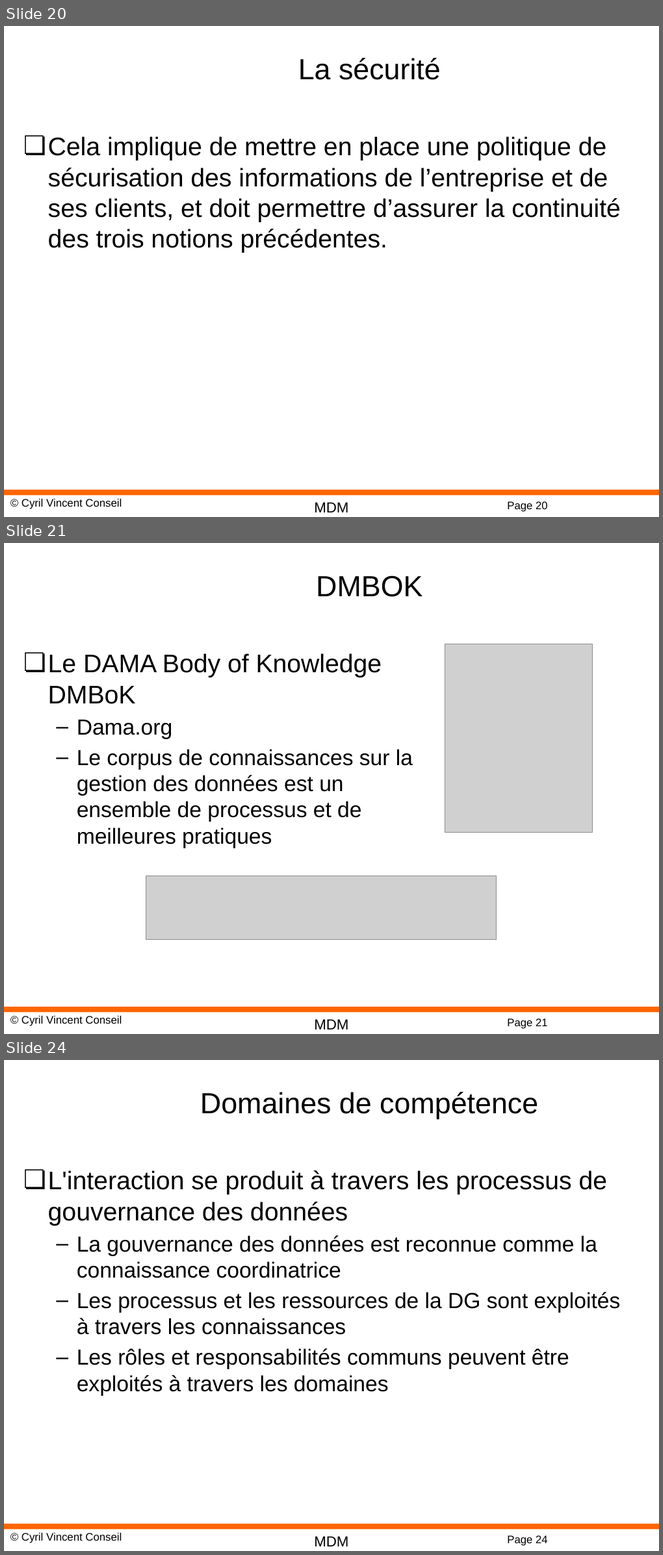
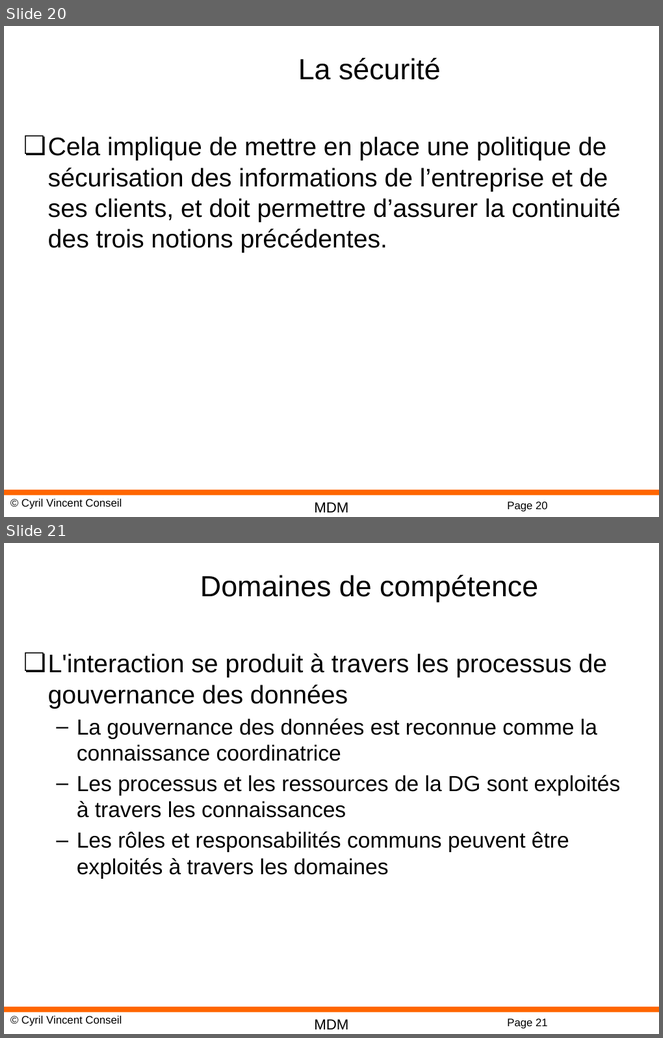
Before and after one commit to cyrilvincent/mdm, a slide deck: DM03-Governance.pptx. Shown one above the other, each under a label of ours: slides 20, 21 and 24 before the commit, slides 20 and 21 after it; the slides between them are not shown. The pictures are 663x1555 and 663x1038 pixels, drawn with LibreOffice and Linux fonts; fonts in the diff are those of the drawing; grey boxes stand for pictures; background and template pictures are left out. Boxes give left, top, right and bottom in pixels: in the first picture for what was removed or moved away, otherwise in the second. Text is boxed around its words. In the diff, an @@ line names an element or a change of style, - is before the commit and + after.

```diff
--- a/DM03-Governance.pptx
+++ b/DM03-Governance.pptx
@@ slide 21 removed at box(4, 543, 659, 1034), background #FFFFFF; not listed: 4 template elements that a slide beside it also shows @@
@@ title removed at box(316, 575, 423, 597) @@
-DMBOK
@@ text removed at box(48, 653, 413, 849) @@
-❏ Le DAMA Body of Knowledge DMBoK
-  – Dama.org
-  – Le corpus de connaissances sur la gestion des données est un ensemble de processus et de meilleures pratiques
@@ picture removed at box(445, 644, 592, 834) @@
@@ picture removed at box(146, 876, 497, 940) @@
@@ what was slide 24 is now slide 21 @@
@@ page number at box(507, 1019, 548, 1029): text changed @@
-Page 24
+Page 21
```
Also in this commit, not shown: 1 slide changed, 1 slide added, 2 other slides removed, 12 other files.
